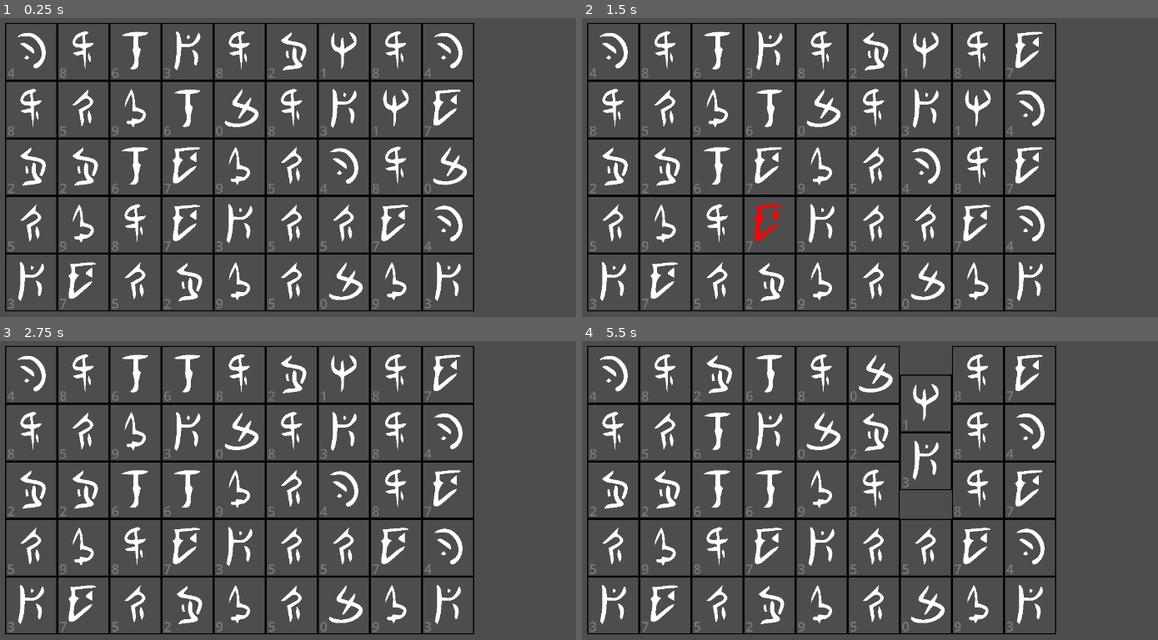
Above: before the commit, frames 1-4 (two rows, left to right).
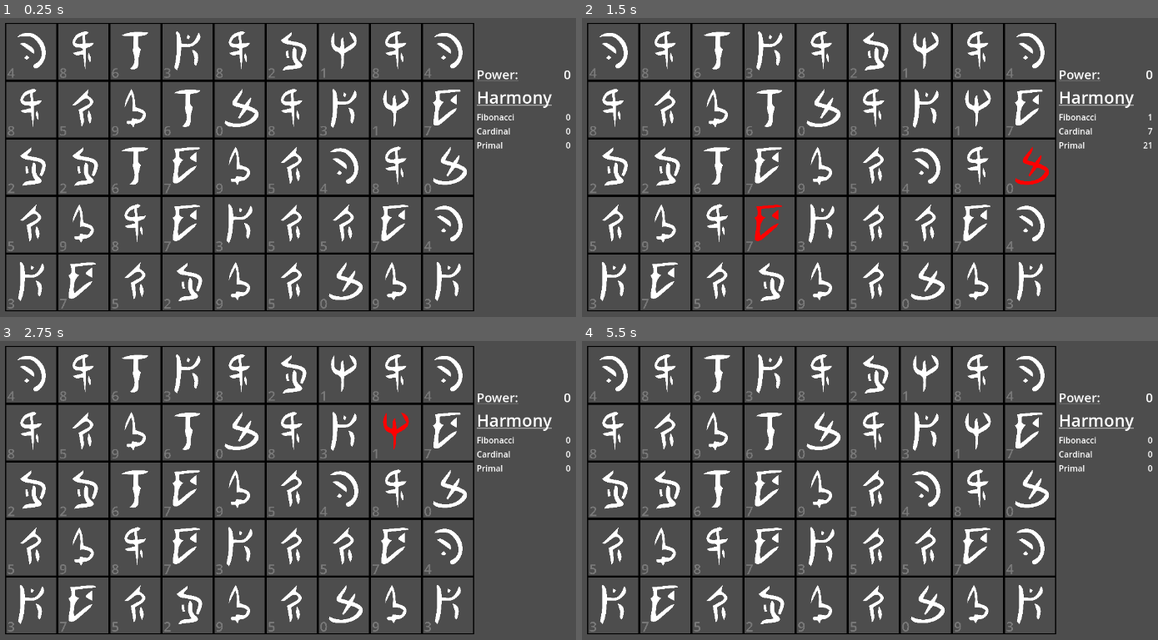
Above: after the commit, the same moments.

Repository: bjornarprytz/unsummon
Game: Godot game, scene res://main.tscn
Two runs of this game, one before a commit and one after it. Both use one fixed random seed, a clock stepped at 60 frames per second and the inputs below.
Inputs (mouse positions are in pixels of both pictures, inside the frame that each line leads up to):
- Up to frame 1 (0.25 s): no input
- Up to frame 2 (1.5 s): tap Enter at 0.5, 0.6, 1.35 s; move the mouse to (1042, 176) at 0.52 s; click (1042, 176) at 0.67 s; tap Space at 0.77 s; move the mouse to (766, 212) at 1.27 s; click (766, 212) at 1.42 s
- Up to frame 3 (2.75 s): tap Space at 1.52 s; move the mouse to (385, 433) at 2.02 s; tap Enter at 2.1 s; click (385, 433) at 2.17 s
- Up to frame 4 (5.5 s): move the mouse to (864, 592) at 2.77 s; tap Enter every 0.75 s from 2.85 to 5.1 s; click (864, 592) at 2.92 s; tap Space at 3.02, 3.77, 4.25, 4.52 s; move the mouse to (1100, 574) at 3.52 s; click (1100, 574) at 3.67 s; move the mouse to (697, 460) at 4.27 s; click (697, 460) at 4.42 s; move the mouse to (933, 517) at 5.02 s; click (933, 517) at 5.17 s

The runs differ from the first frame. In frame 1, 0.7% of the frame differs, in the area x 82-100%, y 17-44%; in frame 2, 1.8%; in frame 3, 3.0%; in frame 4, 5.6%, in the area x 19-100%, y 1-60%.
Error before the commit: Out of bounds get index '-1' (on base: 'Array[GlyphTile]') (res://main.gd:17)

Commit message:
wip some ui

Diff:
--- a/src/data/language.gd
+++ b/src/data/language.gd
@@ -107,19 +107,18 @@
 	var p = primal_harmony(sequence)
 	var f = fibonacci_harmony(sequence)
 
-	print("Cardinal Harmony: ", c)
-	print("Primal Harmony: ", p)
-	print("Fibonacci Harmony: ", f)
 	return c * p * f
 
 class Glyph:
 	var _character: String
 	var _baseUnicode: int
+	var _cardinal: int
 
 	func _init(character: String):
 		assert(character.length() == 1, "Glyph must be a single character")
 		_character = character.to_lower()
 		_baseUnicode = Language._alphabet[0].unicode_at(0)
+		_cardinal = _character.unicode_at(0) - _baseUnicode
 
 	func get_char() -> String:
 		return _character
@@ -131,19 +130,28 @@
 		return Language.is_consonant(_character)
 
 	func cardinal() -> int:
-		return (_character.unicode_at(0) - _baseUnicode)
+		return _cardinal
 
 class Word:
 	var _w: Array[Glyph] = []
+	var fibHarmony: int = 0
+	var cardHarmony: int = 0
+	var primHarmony: int = 0
 
 	func _init(word: Array[Glyph]=[]):
 		_w = word
+		_compute_harmony()
 
 	func append(letters: Array[Glyph]=[]):
 		_w.append_array(letters)
+		print("Appending: ", letters)
+		_compute_harmony()
 
 	func pop_glyph() -> Glyph:
-		return _w.pop_back()
+		var glyph = _w.pop_back()
+		print("Popping: ", glyph)
+		_compute_harmony()
+		return glyph
 
 	func length():
 		return _w.size()
@@ -154,17 +162,13 @@
 			raw += c._character
 		return raw
 
-	func compute_harmony() -> int:
-		var cardinalValues: Array[int] = []
-		for c in _w:
-			cardinalValues.append(c.cardinal())
-
-		var harmony = Language.harmony(cardinalValues)
+	func harmony() -> int:
+		var harmonyValue = cardHarmony + fibHarmony + primHarmony
 
 		if is_palindrome():
-			harmony *= 2
-
-		return harmony
+			harmonyValue *= 2
+
+		return harmonyValue
 
 	func is_valid() -> bool:
 		if _w.size() < 3:
@@ -204,6 +208,14 @@
 				return false
 		return true
 
+	func _compute_harmony():
+		var cardinalValues: Array[int] = []
+		for c in _w:
+			cardinalValues.append(c.cardinal())
+		fibHarmony = Language.fibonacci_harmony(cardinalValues)
+		cardHarmony = Language.cardinal_harmony(cardinalValues)
+		primHarmony = Language.primal_harmony(cardinalValues)
+
 class Spell:
 	var _words: Array[Word] = []
 
@@ -216,7 +228,7 @@
 	func compute_harmony():
 		var score = 0
 		for word in _words:
-			score += word.compute_harmony()
+			score += word.harmony()
 
 		var ordinalValues: Array[int] = []
 
--- a/src/data/player.gd
+++ b/src/data/player.gd
@@ -15,24 +15,46 @@
 
 func add_glyph(glyph: Language.Glyph) -> int:
 	currentWord.append([glyph])
+	print("Added glyph: ", glyph._character)
 
-	return currentWord.compute_harmony()
+	emit_changed()
+	return currentWord.harmony()
 
 func remove_glyph():
 	currentWord.pop_glyph()
 
-	return currentWord.compute_harmony()
+	print("Removed glyph")
 
+	emit_changed()
+	return currentWord.harmony()
 
-func commit_word():
+func clear_word():
+	currentWord = Language.Word.new()
+
+	print("Cleared word")
+
+	emit_changed()
+
+func commit_word() -> bool:
 	if currentWord.is_valid():
+		var power = currentWord.harmony()
 		currentSpell.add_word(currentWord)
 		currentWord = Language.Word.new()
 
-func utter_spell():
+		bindingPower += power
+
+		emit_changed()
+		return true
+	return false
+
+func utter_spell() -> bool:
 	if currentSpell.is_valid():
 
 		bindingPower += currentSpell.compute_harmony()
 
 		spells.append(currentSpell)
 		currentSpell = Language.Spell.new()
+
+		emit_changed()
+		return true
+	return false
--- a/src/main.gd
+++ b/src/main.gd
@@ -2,6 +2,7 @@
 extends Node2D
 
 @onready var map: Map = $Map
+@onready var ui: UI = $UI
 
 var moves: Array[GlyphTile] = []
 
@@ -11,12 +12,21 @@
 var currentHoveredGlyph: GlyphTile = null
 
 func _commit_word():
+	print("Committing word")
 	if moves.size() == 1:
 		push_warning("Cannot commit a single glyph")
-	player.commit_word()
-	var cursorCoords = moves[moves.size() - 1].coordinates
-	for glyph in moves:
-		map.remove_glyph(glyph.coordinates)
+		return
+
+	if player.commit_word(): # Check if word is valid
+		print("Word is valid")
+		for glyph in moves:
+			map.remove_glyph(glyph.coordinates)
+	else:
+		print("Word is invalid")
+		player.clear_word()
+		for glyph in moves:
+			glyph.set_marked(false)
+
 	moves.clear()
 
 	map.tumble_glyphs()
@@ -40,19 +50,23 @@
 	moves.clear()
 	isReadingWord = false
 
-func _tryReadGlyph(glyph: GlyphTile):
-	if glyph in moves:
-		var index = moves.find(glyph)
+func _tryReadGlyph(tile: GlyphTile):
+	if tile in moves:
+		var index = moves.find(tile)
 		while moves.size() > index + 1:
 			_undo()
 		return
 
-	moves.push_back(glyph)
-	print(player.add_glyph(glyph.get_glyph()))
-	glyph.set_marked(true)
+	moves.push_back(tile)
+	player.add_glyph(tile.get_glyph())
+	tile.set_marked(true)
 
 func _ready() -> void:
 	map.glyphHovered.connect(_onGlyphHovered)
+	player.changed.connect(_onPlayerChanged)
+
+func _onPlayerChanged() -> void:
+	ui.update(player)
 
 func _onGlyphHovered(glyph: GlyphTile) -> void:
 
@@ -68,10 +82,8 @@
 				if event.is_echo():
 					return
 				isReadingWord = true
-				assert(moves.size() == 0)
 				if currentHoveredGlyph != null:
-					moves.push_back(currentHoveredGlyph)
-					currentHoveredGlyph.set_marked(true)
+					_tryReadGlyph(currentHoveredGlyph)
 			elif isReadingWord:
 				_commit_word()
 				currentHoveredGlyph = null
--- a/src/main.tscn
+++ b/src/main.tscn
@@ -1,10 +1,13 @@
-[gd_scene load_steps=3 format=3 uid="uid://s415qtk622k"]
+[gd_scene load_steps=4 format=3 uid="uid://s415qtk622k"]
 
 [ext_resource type="Script" path="res://main.gd" id="1_vn24f"]
 [ext_resource type="PackedScene" uid="uid://2si071os3px6" path="res://systems/map/map.tscn" id="2_02vds"]
+[ext_resource type="PackedScene" uid="uid://hjqbrioaapho" path="res://ui.tscn" id="3_ijss4"]
 
 [node name="Game" type="Node2D"]
 script = ExtResource("1_vn24f")
 
 [node name="Map" parent="." instance=ExtResource("2_02vds")]
 position = Vector2(42, 32)
+
+[node name="UI" parent="." instance=ExtResource("3_ijss4")]
--- /dev/null
+++ b/src/ui.gd
@@ -0,0 +1,13 @@
+class_name UI
+extends VBoxContainer
+
+@onready var _bindingPower: RichTextLabel = $BindingPower/Value
+@onready var _fibHarmony: RichTextLabel = $Fib/Value
+@onready var _cardHarmony: RichTextLabel = $Cardinal/Value
+@onready var _primHarmony: RichTextLabel = $Primal/Value
+
+func update(player: Player):
+	_bindingPower.text = "[right]%d" % player.bindingPower
+	_fibHarmony.text = "[right]%d" % player.currentWord.fibHarmony
+	_cardHarmony.text = "[right]%d" % player.currentWord.cardHarmony
+	_primHarmony.text = "[right]%d" % player.currentWord.primHarmony
--- /dev/null
+++ b/src/ui.tscn
@@ -0,0 +1,113 @@
+[gd_scene load_steps=4 format=3 uid="uid://hjqbrioaapho"]
+
+[ext_resource type="Script" path="res://ui.gd" id="1_6narc"]
+
+[sub_resource type="Theme" id="Theme_vxpvd"]
+default_font_size = 24
+
+[sub_resource type="Theme" id="Theme_l6jgj"]
+default_font_size = 32
+
+[node name="UI" type="VBoxContainer"]
+offset_left = 947.0
+offset_top = 114.0
+offset_right = 1128.0
+offset_bottom = 301.0
+script = ExtResource("1_6narc")
+
+[node name="BindingPower" type="HBoxContainer" parent="."]
+layout_mode = 2
+
+[node name="Label" type="RichTextLabel" parent="BindingPower"]
+layout_mode = 2
+size_flags_horizontal = 3
+size_flags_vertical = 0
+theme = SubResource("Theme_vxpvd")
+bbcode_enabled = true
+text = "[u]Power:"
+fit_content = true
+scroll_active = false
+
+[node name="Value" type="RichTextLabel" parent="BindingPower"]
+layout_mode = 2
+size_flags_horizontal = 3
+size_flags_vertical = 0
+theme = SubResource("Theme_vxpvd")
+bbcode_enabled = true
+text = "[right]0"
+fit_content = true
+scroll_active = false
+
+[node name="Harmony" type="RichTextLabel" parent="."]
+layout_mode = 2
+size_flags_horizontal = 3
+size_flags_vertical = 0
+size_flags_stretch_ratio = 2.0
+theme = SubResource("Theme_l6jgj")
+bbcode_enabled = true
+text = "[u]Harmony"
+fit_content = true
+scroll_active = false
+
+[node name="Fib" type="HBoxContainer" parent="."]
+layout_mode = 2
+
+[node name="Label" type="RichTextLabel" parent="Fib"]
+layout_mode = 2
+size_flags_horizontal = 3
+size_flags_vertical = 0
+size_flags_stretch_ratio = 2.0
+text = "Fibonacci"
+fit_content = true
+scroll_active = false
+
+[node name="Value" type="RichTextLabel" parent="Fib"]
+layout_mode = 2
+size_flags_horizontal = 3
+size_flags_vertical = 0
+bbcode_enabled = true
+text = "[right]0"
+fit_content = true
+scroll_active = false
+
+[node name="Cardinal" type="HBoxContainer" parent="."]
+layout_mode = 2
+
+[node name="Label" type="RichTextLabel" parent="Cardinal"]
+layout_mode = 2
+size_flags_horizontal = 3
+size_flags_vertical = 0
+size_flags_stretch_ratio = 2.0
+text = "Cardinal"
+fit_content = true
+scroll_active = false
+
+[node name="Value" type="RichTextLabel" parent="Cardinal"]
+layout_mode = 2
+size_flags_horizontal = 3
+size_flags_vertical = 0
+bbcode_enabled = true
+text = "[right]0"
+fit_content = true
+scroll_active = false
+
+[node name="Primal" type="HBoxContainer" parent="."]
+layout_mode = 2
+
+[node name="Label" type="RichTextLabel" parent="Primal"]
+layout_mode = 2
+size_flags_horizontal = 3
+size_flags_vertical = 0
+size_flags_stretch_ratio = 2.0
+text = "Primal"
+fit_content = true
+scroll_active = false
+
+[node name="Value" type="RichTextLabel" parent="Primal"]
+layout_mode = 2
+size_flags_horizontal = 3
+size_flags_vertical = 0
+bbcode_enabled = true
+text = "[right]0"
+fit_content = true
+scroll_active = false
Not shown, changed: readme.md
